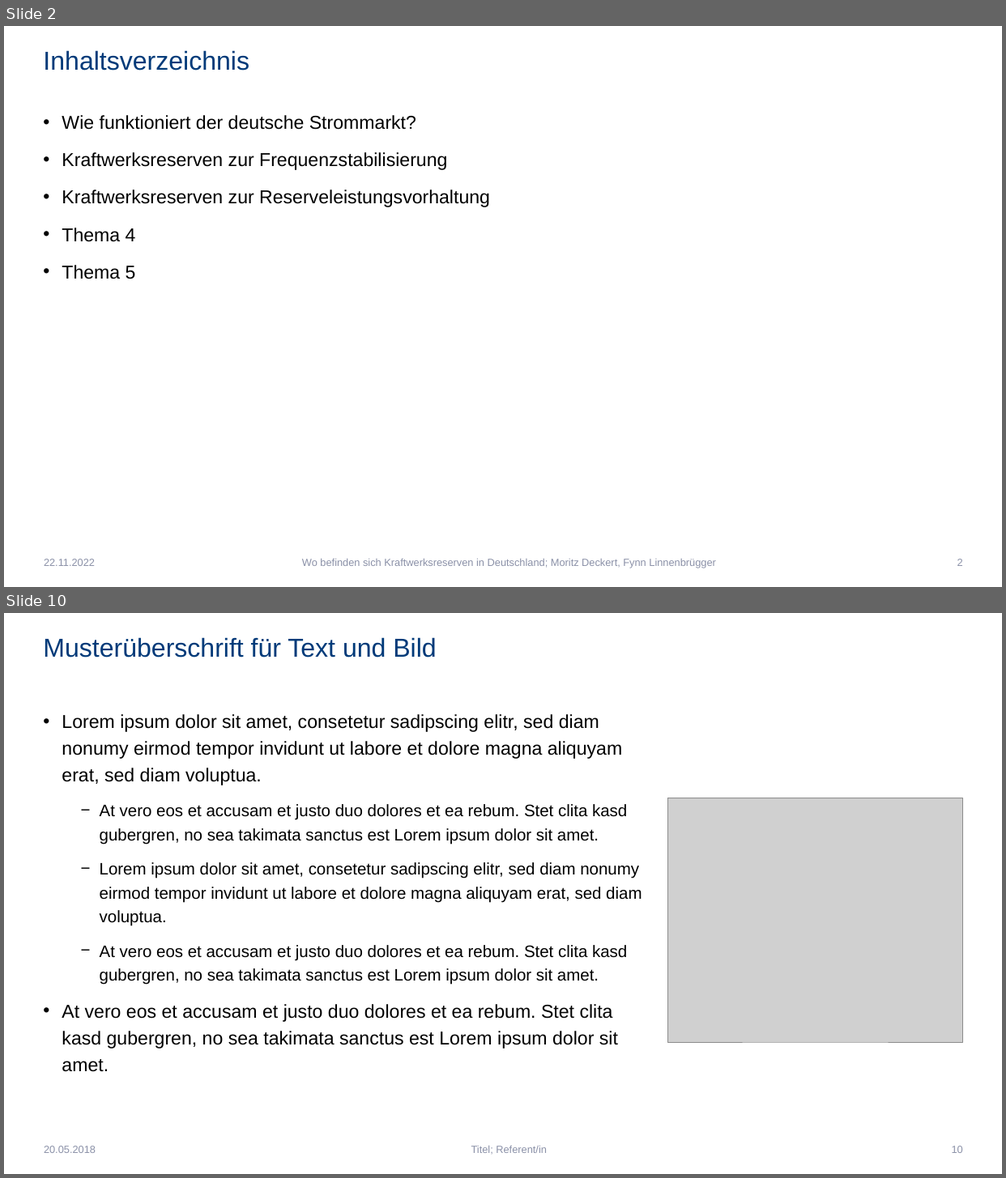
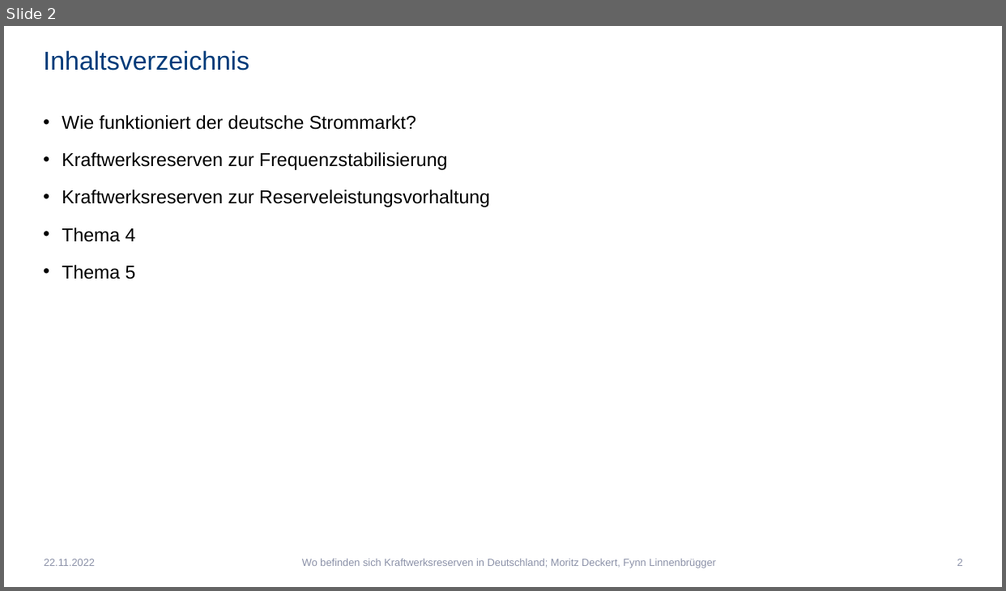
Before and after one commit to Febbyyyy/Regenerative-Energietechnik-Projekt, a slide deck: Präsentation - Wo befinden sich Kraftwerksreserven in Deutschland.pptx. Shown one above the other, each under a label of ours: slides 2 and 10 before the commit, slide 2 after it; the slides between them are not shown. The pictures are 1006x1178 and 1006x591 pixels, drawn with LibreOffice and Linux fonts; fonts in the diff are those of the drawing; grey boxes stand for pictures. Boxes give left, top, right and bottom in pixels: in the first picture for what was removed or moved away, otherwise in the second. Text is boxed around its words. In the diff, an @@ line names an element or a change of style, - is before the commit and + after.

```diff
--- a/Präsentation - Wo befinden sich Kraftwerksreserven in Deutschland.pptx
+++ b/Präsentation - Wo befinden sich Kraftwerksreserven in Deutschland.pptx
@@ slide 10 removed at bbox=[4, 613, 1002, 1174], background #FFFFFF @@
@@ title removed at bbox=[43, 637, 436, 658] @@
-Musterüberschrift für Text und Bild
@@ text removed at bbox=[62, 714, 641, 1072] @@
-• Lorem ipsum dolor sit amet, consetetur sadipscing elitr, sed diam nonumy eirmod tempor invidunt ut labore et dolore magna aliquyam erat, sed diam voluptua.
-  − At vero eos et accusam et justo duo dolores et ea rebum. Stet clita kasd gubergren, no sea takimata sanctus est Lorem ipsum dolor sit amet.
-  − Lorem ipsum dolor sit amet, consetetur sadipscing elitr, sed diam nonumy eirmod tempor invidunt ut labore et dolore magna aliquyam erat, sed diam voluptua.
-  − At vero eos et accusam et justo duo dolores et ea rebum. Stet clita kasd gubergren, no sea takimata sanctus est Lorem ipsum dolor sit amet.
-• At vero eos et accusam et justo duo dolores et ea rebum. Stet clita kasd gubergren, no sea takimata sanctus est Lorem ipsum dolor sit amet.
@@ picture removed at bbox=[668, 798, 963, 1042] @@
@@ text removed at bbox=[44, 1146, 96, 1153] @@
-20.05.2018
@@ text removed at bbox=[471, 1146, 547, 1154] @@
-Titel; Referent/in
@@ page number removed at bbox=[952, 1146, 963, 1153] @@
-10
```
Also in this commit, not shown: 6 slides changed, 2 slides added, 6 other slides removed.
